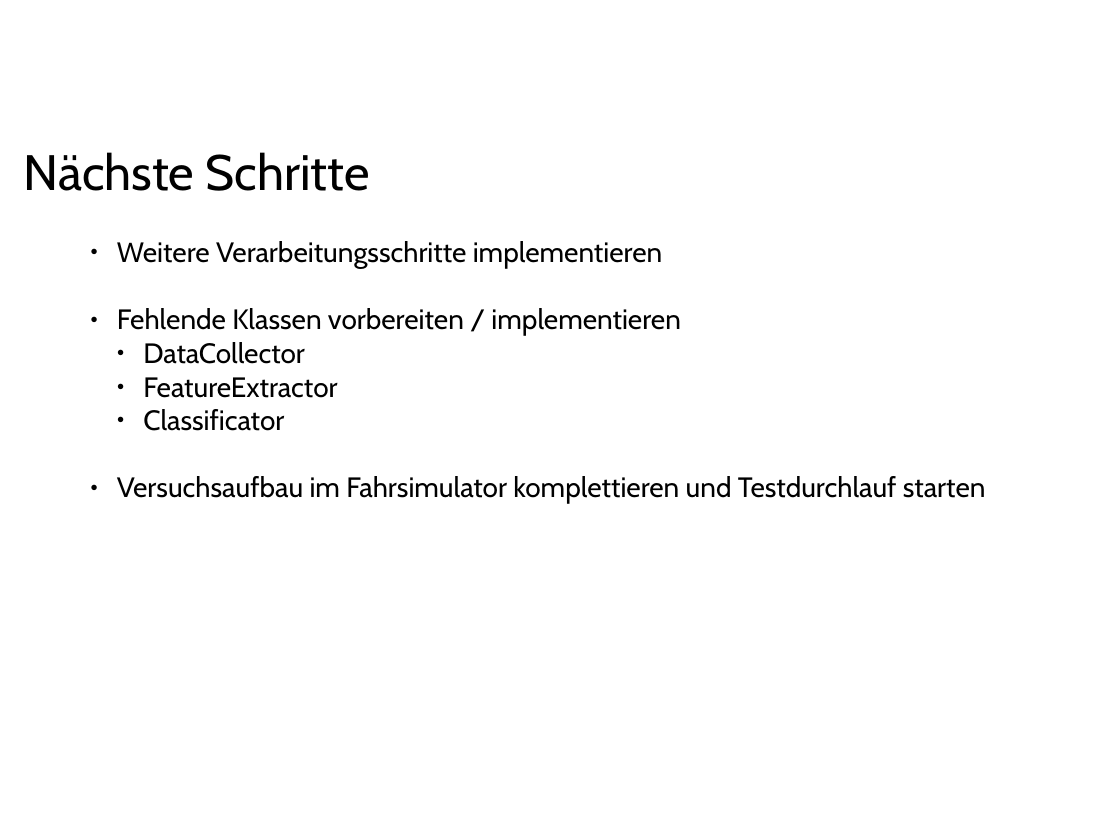
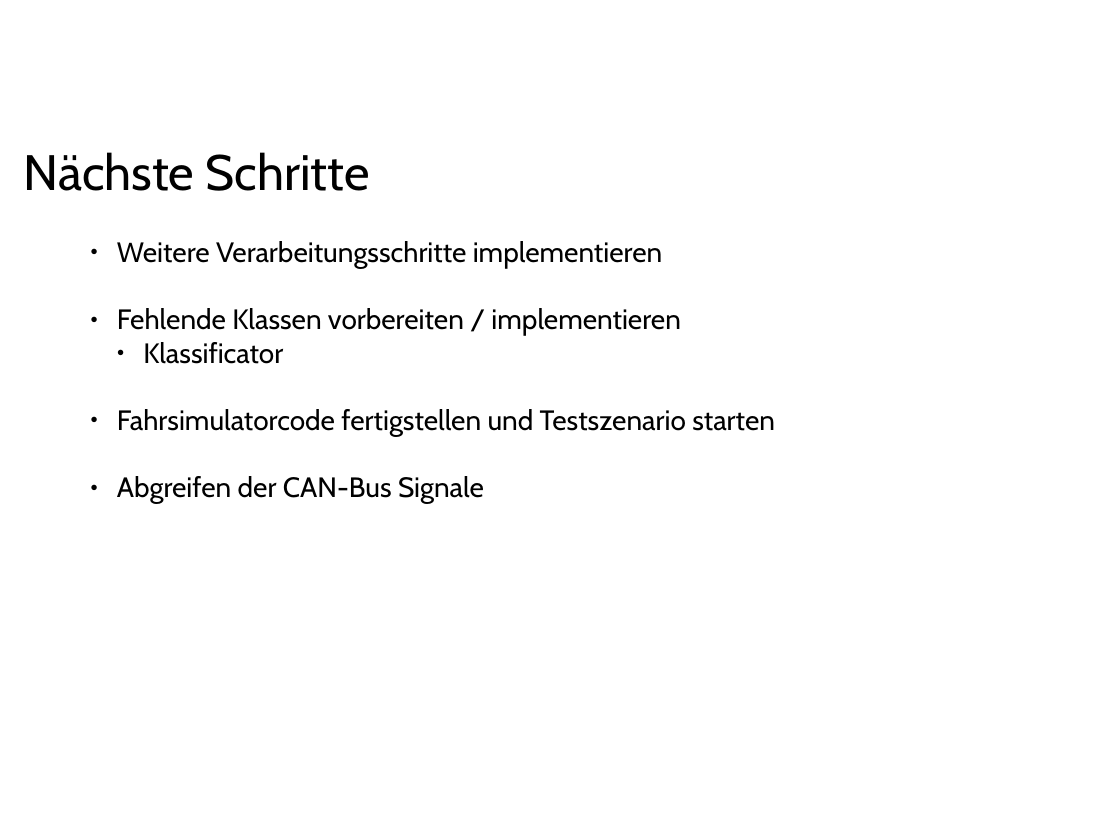
Before and after one commit to ppasler/current-adas, a slide deck: slide 9 of project/Zwischenstand.odp (slide 10 before the commit). Drawn at 1120x840 pixels with LibreOffice and Linux fonts; fonts in the diff are those of the drawing; background and template pictures are left out. Boxes give left, top, right and bottom in pixels: in the first picture for what was removed or moved away, otherwise in the second. Text is boxed around its words. In the diff, an @@ line names an element or a change of style, - is before the commit and + after.

```diff
--- a/project/Zwischenstand.odp
+++ b/project/Zwischenstand.odp
@@ text at (117, 342, 775, 504): text changed @@
-  ● DataCollector
-  ● FeatureExtractor
-  ● Classificator
-● Versuchsaufbau im Fahrsimulator komplettieren und Testdurchlauf starten
+  ● Klassificator
+● Fahrsimulatorcode fertigstellen und Testszenario starten
+● Abgreifen der CAN-Bus Signale
```
Also in this commit, not shown: 4 other slides changed, 4 slides added, 4 slides removed, 6 other files.
